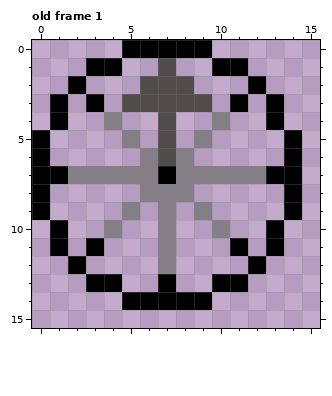
Pixel-art file -- sprites/aseprite/spr_dial_arrow.aseprite. The picture above is the old version.
16x16 pixels, 8 frames. Shown: old frame 1.
After the commit:
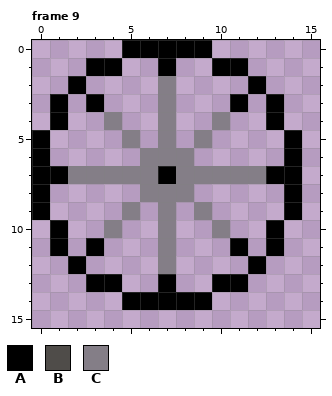
Palette (. is transparent): A #000000  B #4f4c49  C #847e87
A new or re-ordered frame is compared with the old frame closest to it.
Edits made:
frames 8 -> 9
--- frame 9 is new; against old frame 1, layer "Arrow"
@@ x 3..11 @@
  0 ..AAAAA..
- 1 AA..B..AA
- 2 ...BBB...
- 3 A.BBBBB.A
- 4 .C..B..C.
- 5 ..C.B.C..
- 6 ...CBC...
+ 1 AA..A..AA
+ 2 ....C....
+ 3 A...C...A
+ 4 .C..C..C.
+ 5 ..C.C.C..
+ 6 ...CCC...
  7 CCCCACCCC
